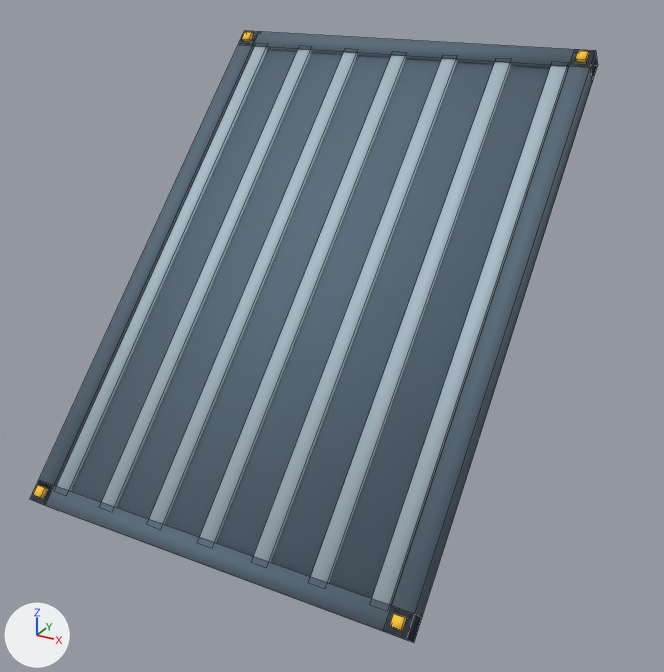
One commit to the Blender file assets_src/construcoes/rampa_metal.blend: the scene before it, then after it.
Camera for both pictures: a 50 mm lens placed at (4.2, -9.28, 5.94), pointed at (-0.18, -1.31, 1.95). Lighting does not change. The marker at lower left points along +X, +Y and +Z. The first picture is the older version. Mesh edges are drawn as thin lines. Objects named as collision shapes, trigger or cutter boxes, shadow casters or lower levels of detail are left out.

Objects in the first picture: 'rampa_metal'.
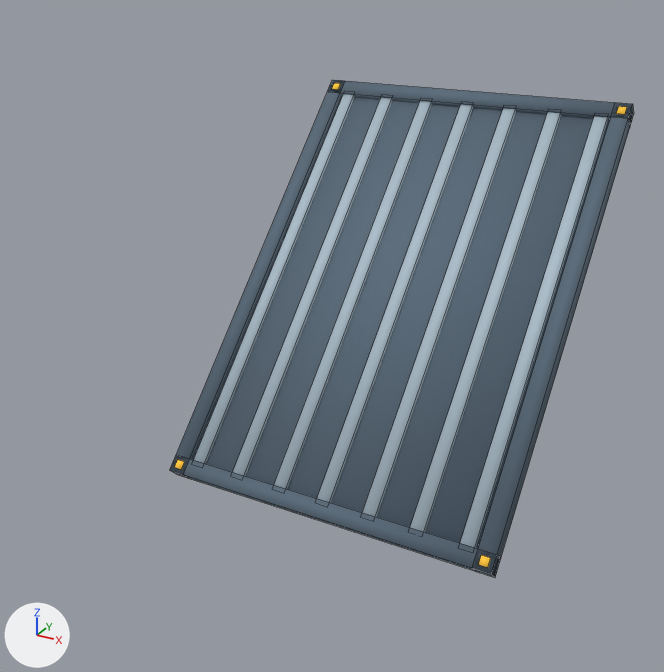
What the commit changed:
me_rampa_metal is used by ob_rampa_metal; location (0.0, 0.0, 2.83).
me_rampa_metal had 128 vertices, 96 faces and spanned x -2.0..2.0, y -4.08..0.08, z -2.08..2.08.
me_rampa_metal now has 128 vertices, 96 faces and spans x -2.0..2.0, y -2.0..2.14, z -0.04..4.1.
me_rampa_metal part 1: the loose piece of 8 vertices spanning x -2.0..2.0, y -4.08..-3.78, z -2.08..-1.78 is moved by (0.0, 2.07, 2.03).
me_rampa_metal part 2: the loose piece of 8 vertices spanning x -2.0..2.0, y -0.22..0.08, z 1.78..2.08 is moved by (0.0, 2.07, 2.03).
me_rampa_metal part 3: the loose piece of 8 vertices spanning x -2.0..-1.8, y -4.08..0.08, z -2.08..2.08 is moved by (0.0, 2.07, 2.03).
me_rampa_metal part 4: the loose piece of 8 vertices spanning x 1.8..2.0, y -4.08..0.08, z -2.08..2.08 is moved by (0.0, 2.07, 2.03).
me_rampa_metal part 5: 96 of 128 vertices moved; they spanned x -1.95..1.95, y -4.07..-0.02, z -1.98..2.07 and now span x -1.95..1.95, y -1.97..2.11, z -0.01..4.07; mean shift (0.0, 2.1, 2.0); largest move (-1.95, -4.04, -1.89) -> (-1.95, -1.82, -0.01).
Object 'rampa_metal' (ob_rampa_metal) moves from (0.0, 0.0, 2.83) to (0.0, 0.0, 0.0).

What differs and where, as boxes (x1, y1, x2, y2) in the pictures (664 x 672 px; the box of a moved part takes in the faces that stretch with it):
'rampa_metal', reshaped, moved (18% narrower, 19% shorter): before (30, 31, 598, 642); after (170, 80, 634, 577)
part 1 of me_rampa_metal, moved or reshaped: before (30, 480, 421, 642); after (170, 455, 501, 577)
part 2 of me_rampa_metal, moved or reshaped: before (239, 31, 598, 82); after (328, 80, 634, 125)
part 3 of me_rampa_metal, moved or reshaped: before (30, 31, 258, 507); after (170, 80, 345, 479)
part 4 of me_rampa_metal, moved or reshaped: before (384, 49, 598, 642); after (472, 103, 633, 577)
part 5 of me_rampa_metal, moved or reshaped: before (33, 32, 589, 631); after (175, 83, 627, 567)
